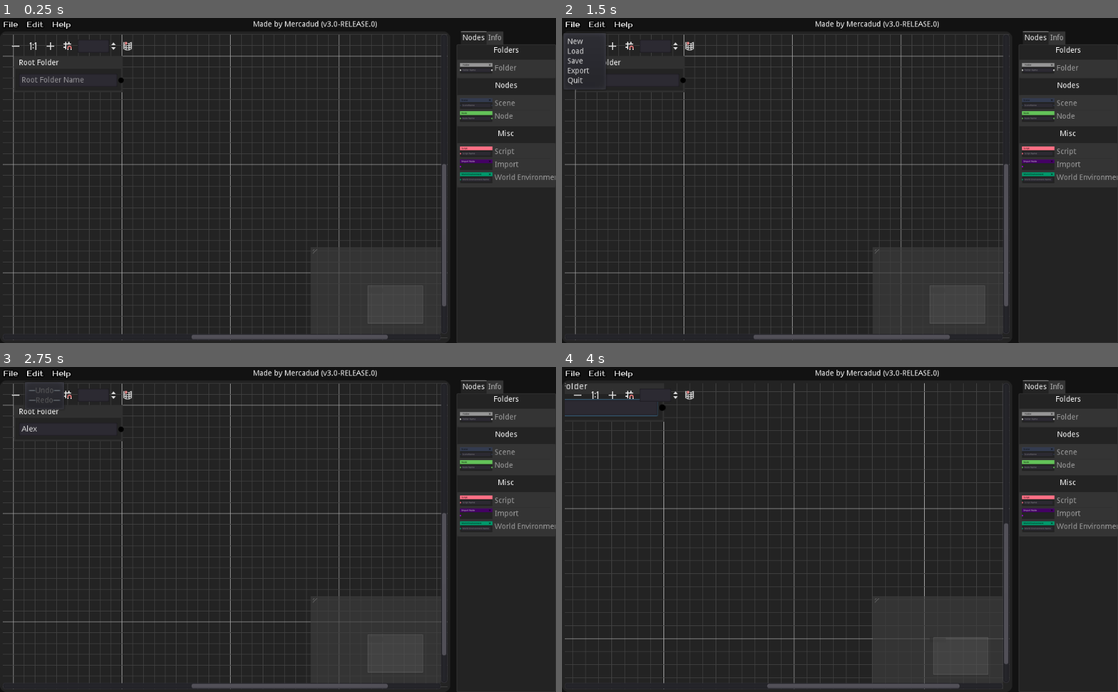
Above: before the commit, frames 1-4 (two rows, left to right).
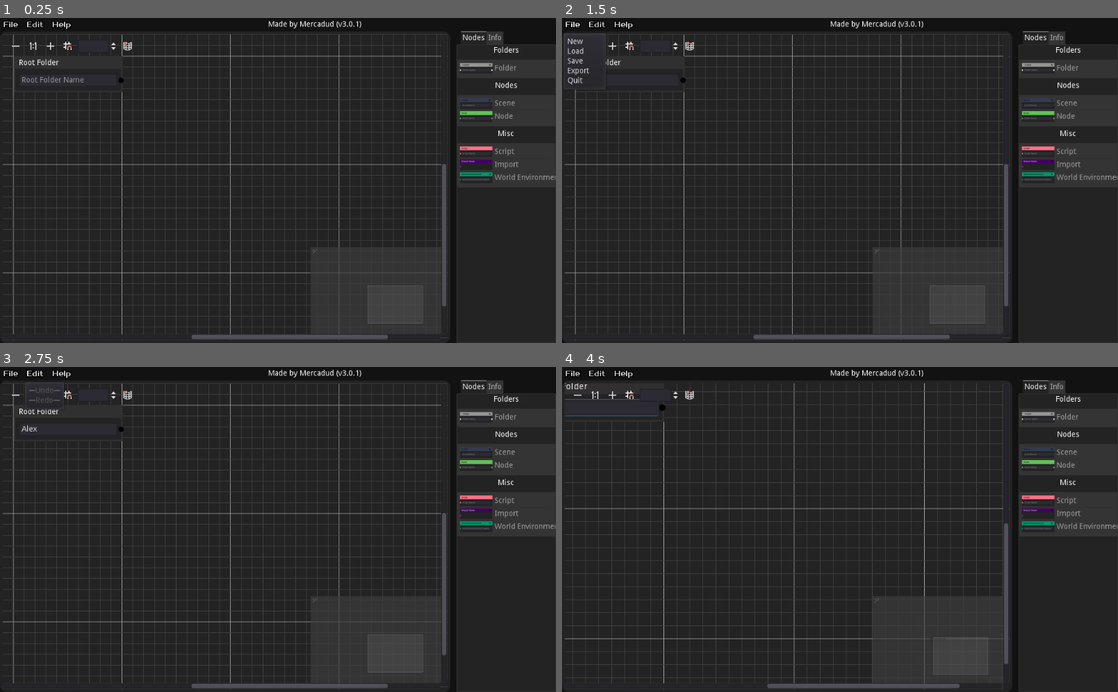
Above: after the commit, the same moments.

Repository: Mercadud/Godot-Project-Planner-Exporter
Game: Godot game, scene res://Scenes/Pages/Main Page.tscn
Same seed, same stepped clock (60 frames per second), same inputs: the game is played once before the commit and once after it.
Inputs (mouse positions are in pixels of both pictures, inside the frame that each line leads up to):
- Up to frame 1 (0.25 s): no input
- Up to frame 2 (1.5 s): click (628, 79) at 0.52 s; type "Alex" at 0.6 s; click "File" at 1.25 s
- Up to frame 3 (2.75 s): click "Edit" at 2 s
- Up to frame 4 (4 s): click (578, 396) at 2.75 s; click (612, 396) at 3.5 s

The runs differ from the first frame. In frame 1, 0.3% of the frame differs, in the area x 45-68%, y 0-4%; in frame 2, 0.3%; in frame 3, 0.3%; in frame 4, 0.3%.
Error in both runs: Invalid get index 'info' (on base: 'Nil'). (res://Script/Tree/editor/RootFolder.gd:16)

Commit message:
bug fixes

Diff:
--- a/Scenes/Pages/Main Page.tscn
+++ b/Scenes/Pages/Main Page.tscn
@@ -172,7 +172,7 @@
 margin_top = 5.0
 margin_right = 1024.0
 margin_bottom = 19.0
-text = "Made by Mercadud (v3.0-RELEASE.0)"
+text = "Made by Mercadud (v3.0.1)"
 align = 1
 valign = 1
 
--- a/Script/Saver.gd
+++ b/Script/Saver.gd
@@ -106,6 +106,10 @@
 
 	#complete export
 	exportGodotProject()
+
+	for node in get_tree().get_nodes_in_group("node"):
+		node.info["isCreated"] = false
+	nodeList = []
 
 
 func exportRootFolder():
@@ -248,8 +252,6 @@
 		var num = randi()
 		return num
 
-func _exit_tree():
-	pass
 
 
 ###GRAVEYARD###
--- a/Script/Tree/Nodes/Script.gd
+++ b/Script/Tree/Nodes/Script.gd
@@ -28,10 +28,10 @@
 	if !info["name"].is_valid_filename():
 		return info["nodeName"]
 	var reg = RegEx.new()
-	reg.compile("/^[A-Za-z_]+([A-Za-z,_ ]*)$/g")
+	reg.compile("^[A-Za-z_]+[(][A-Za-z,_ ]*[)]$")
 	for function in info["functions"].size():
 		var regular = reg.search(info["functions"][function])
-		print("RegEx issue: " + str(regular) + " from: " + info["functions"][function])
 		if regular == null:
+			print("RegEx issue: " + str(regular) + " from: " + info["functions"][function])
 			return info["nodeName"]
 	return null
